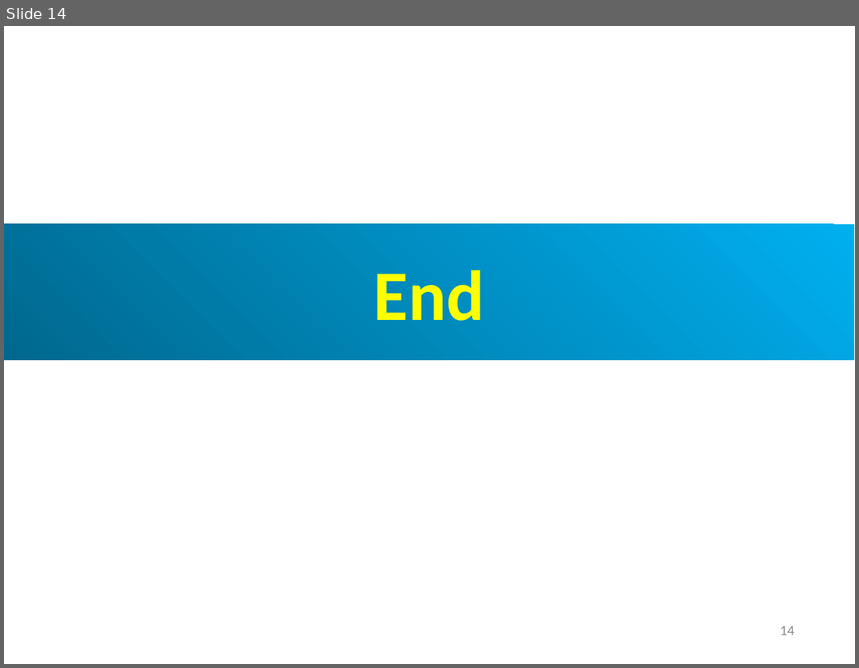
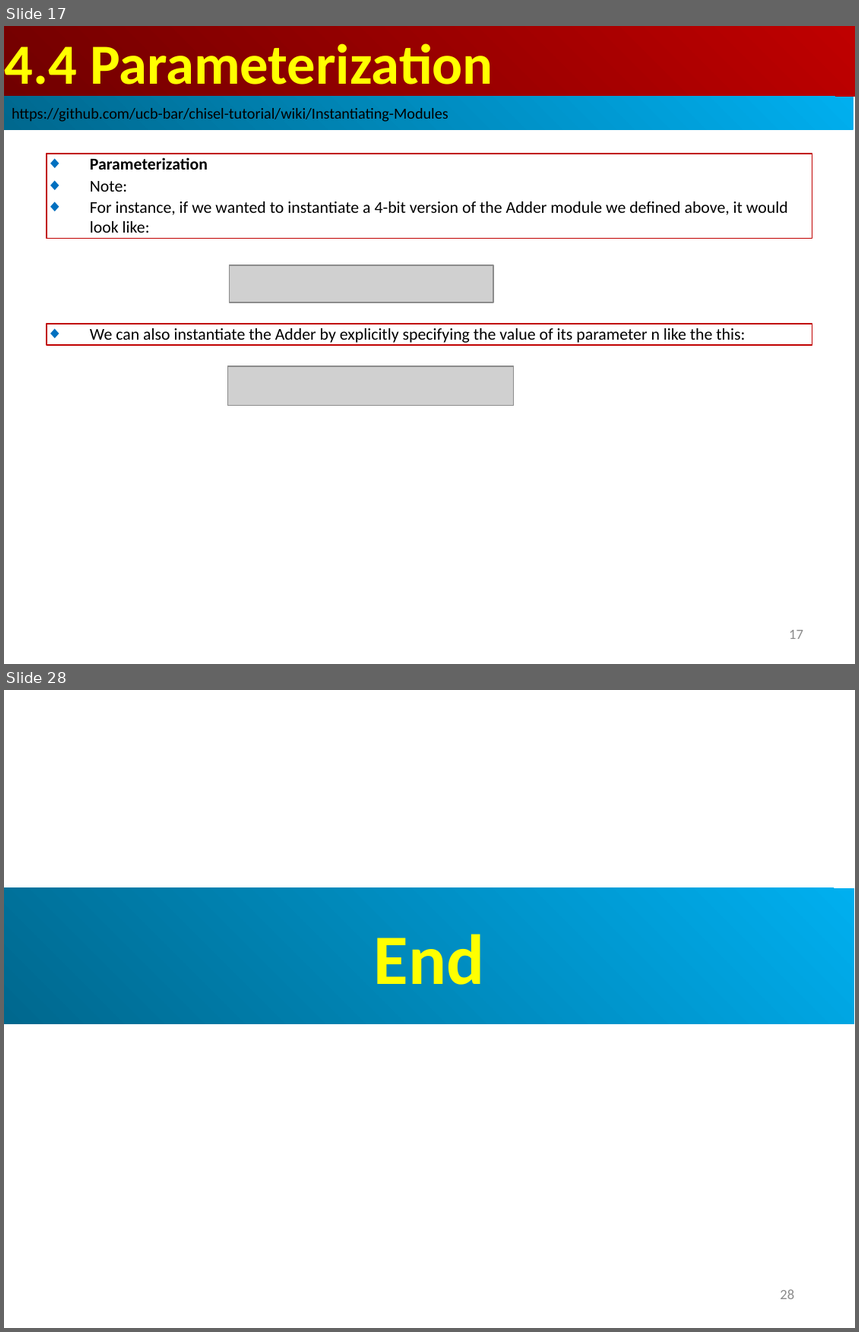
Before and after one commit to peterhchen/AIU_CS800_Chisel, a slide deck: 700_Dev_Guide/004_Module/000_Video/004_Module.ppt. Shown one above the other, each under a label of ours: slide 14 before the commit, slides 17 and 28 after it; the slides between them are not shown. The pictures are 859x668 and 859x1332 pixels, drawn with LibreOffice and Linux fonts; fonts in the diff are those of the drawing; grey boxes stand for pictures. Boxes give left, top, right and bottom in pixels: in the first picture for what was removed or moved away, otherwise in the second. Text is boxed around its words. In the diff, an @@ line names an element or a change of style, - is before the commit and + after.

```diff
--- a/700_Dev_Guide/004_Module/000_Video/004_Module.ppt
+++ b/700_Dev_Guide/004_Module/000_Video/004_Module.ppt
@@ slide 17 added at <box>4,26,855,664</box>, background #FFFFFF @@
@@ rectangle added at <box>5,26,855,97</box>, fill gradient #BF0000 to #710000, 48 pt, text #FFFF00, bold @@
+4.4 Parameterization
@@ rectangle added at <box>4,97,854,130</box>, fill gradient #00AFEF to #00688E, 13 pt, text #000000 @@
+https://github.com/ucb-bar/chisel-tutorial/wiki/Instantiating-Modules
@@ rectangle added at <box>47,154,813,239</box>, outline #C00000 0.74 pt, 14 pt, text #000000 @@
+◆ Parameterization
+◆ Note:
+◆ For instance, if we wanted to instantiate a 4-bit version of the Adder module we defined above, it would look like:
@@ picture added at <box>230,265,493,303</box> @@
@@ rectangle added at <box>47,324,813,345</box>, outline #C00000 0.74 pt, 14 pt, text #000000 @@
+◆ We can also instantiate the Adder by explicitly specifying the value of its parameter n like the this:
@@ picture added at <box>228,366,513,406</box> @@
@@ page number added at <box>789,630,804,639</box>, 12 pt, text #8B8B8B @@
+17
@@ what was slide 14 is now slide 28 @@
@@ page number at <box>780,1290,794,1300</box>: text changed @@
-14
+28
```
Also in this commit, not shown: 10 slides changed, 13 other slides added.
